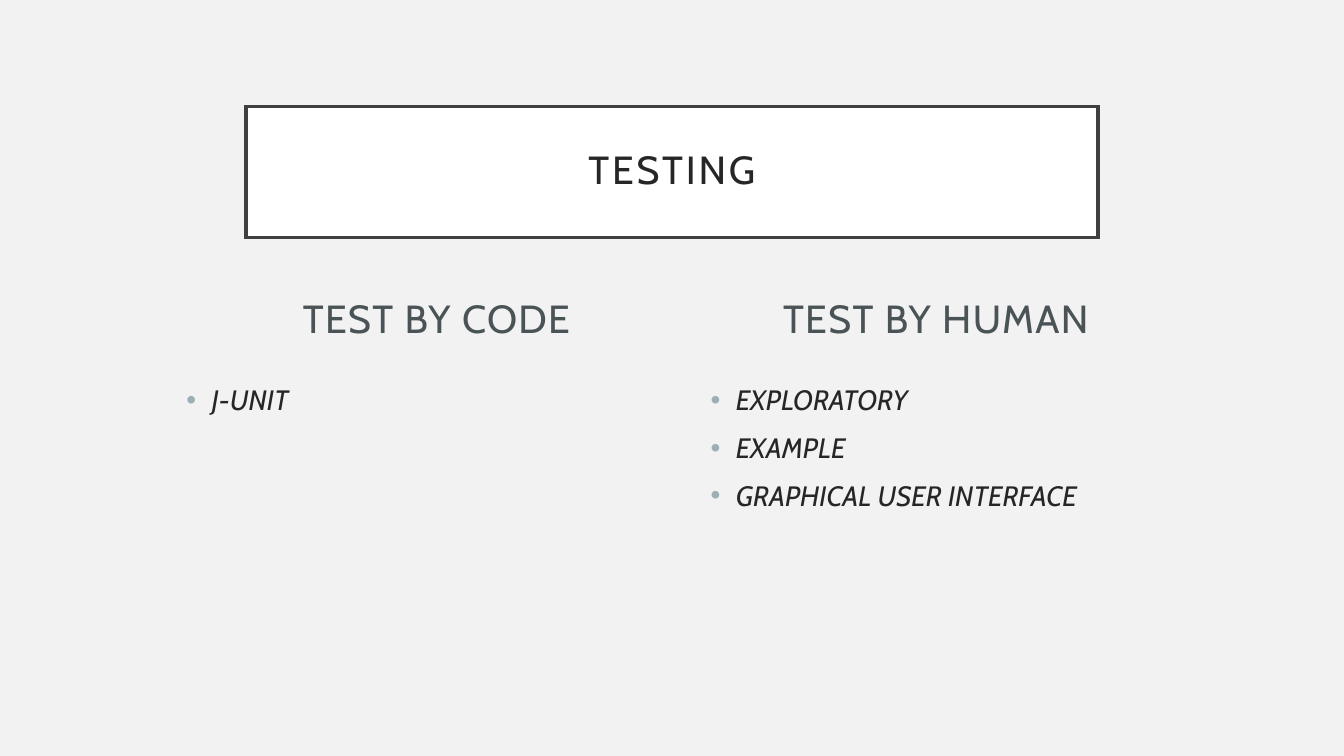
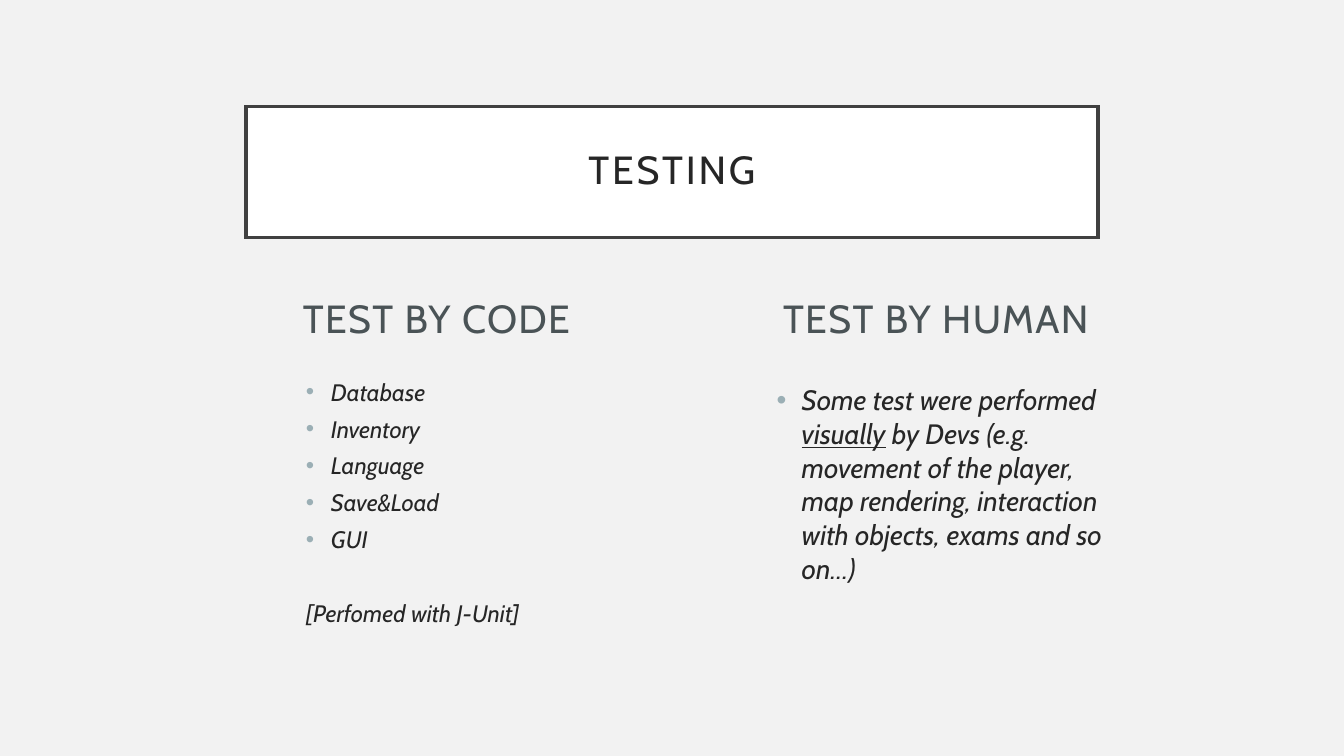
Before and after one commit to gdesimone97/unisa-life, a slide deck: slide 7 of PRESENTAZIONE FINALE2.pptx. Drawn at 1344x756 pixels with LibreOffice and Linux fonts; fonts in the diff are those of the drawing. Boxes give left, top, right and bottom in pixels: in the first picture for what was removed or moved away, otherwise in the second. Text is boxed around its words. In the diff, an @@ line names an element or a change of style, - is before the commit and + after.

```diff
--- a/PRESENTAZIONE FINALE2.pptx
+++ b/PRESENTAZIONE FINALE2.pptx
@@ text at [306, 383, 520, 626]: text changed; size 20 to 17 pt @@
-• J-UNIT
+• Database
+• Inventory
+• Language
+• Save&Load
+• GUI
+[Perfomed with J-Unit]
@@ text at [802, 389, 1102, 583]: text changed @@
-• EXPLORATORY
-• EXAMPLE
-• GRAPHICAL USER INTERFACE
+• Some test were performed visually by Devs (e.g. movement of the player, map rendering, interaction with objects, exams and so on…)
```
Also in this commit, not shown: 1 other slide changed, 1 slide added.
